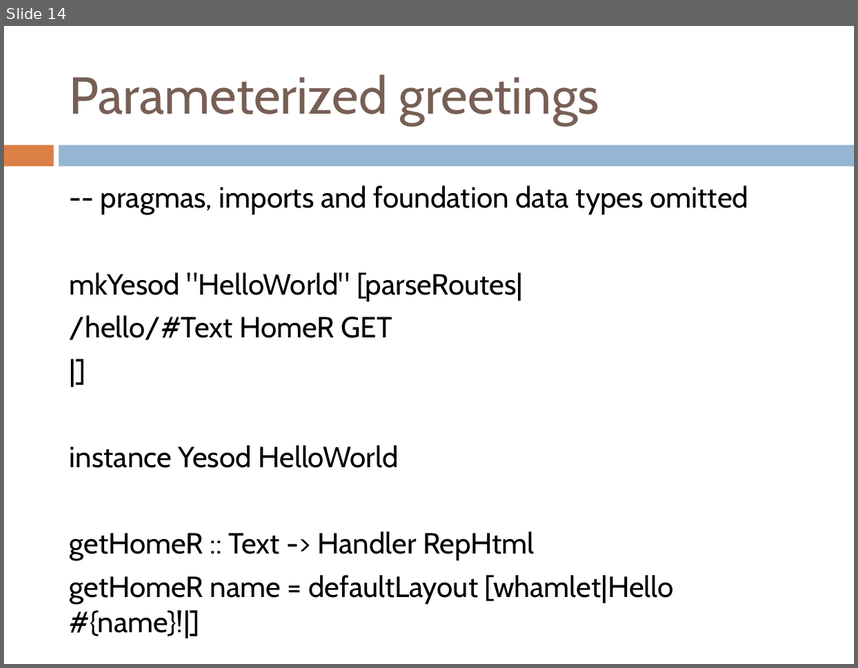
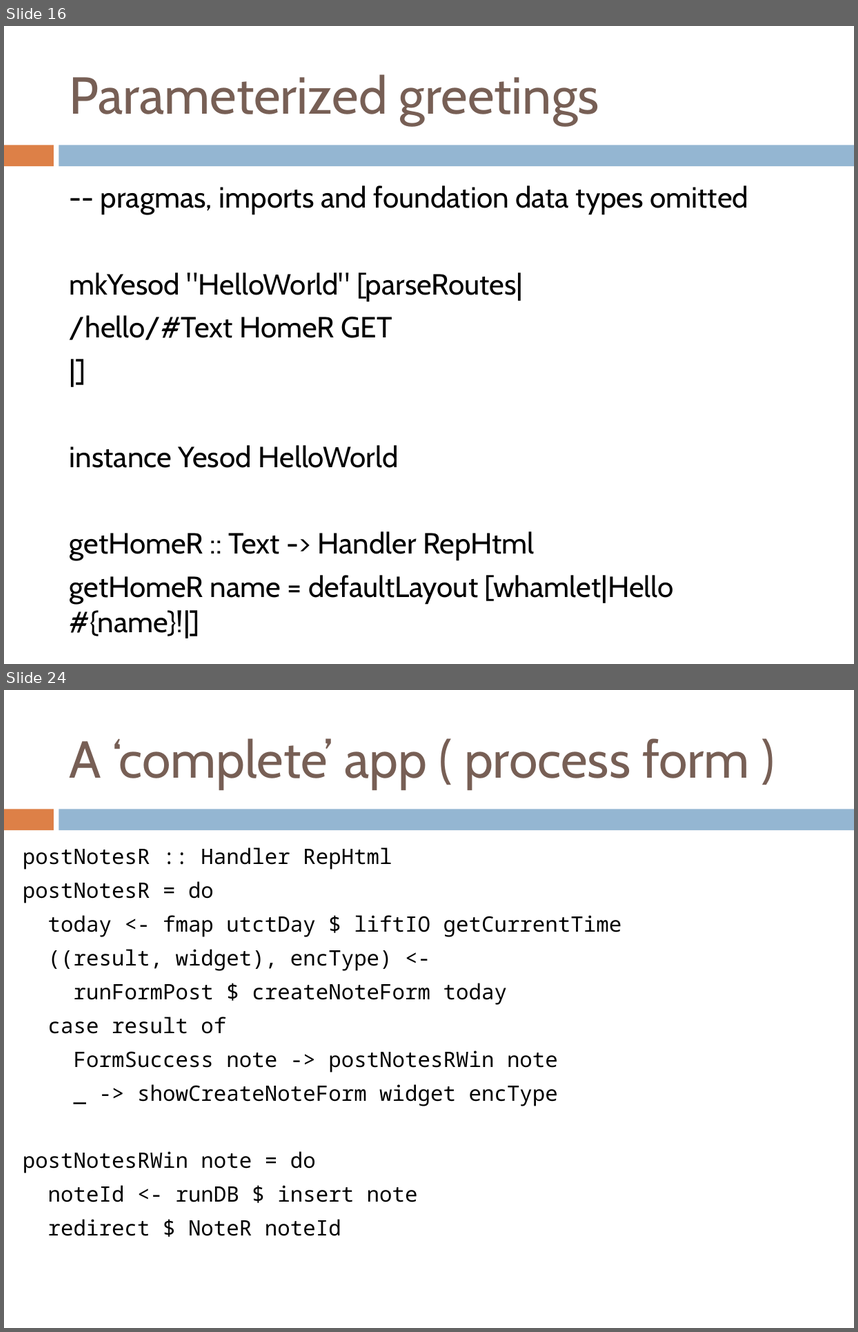
Before and after one commit to benkolera/talk-yesod, a slide deck: TypeSafeWebDevWithYesodAndHaskell.pptx. Shown one above the other, each under a label of ours: slide 14 before the commit, slides 16 and 24 after it; the slides between them are not shown. The pictures are 858x668 and 858x1332 pixels, drawn with LibreOffice and Linux fonts; fonts in the diff are those of the drawing. Boxes give left, top, right and bottom in pixels: in the first picture for what was removed or moved away, otherwise in the second. Text is boxed around its words. In the diff, an @@ line names an element or a change of style, - is before the commit and + after.

```diff
--- a/TypeSafeWebDevWithYesodAndHaskell.pptx
+++ b/TypeSafeWebDevWithYesodAndHaskell.pptx
@@ slide 24 added at [4, 690, 854, 1328], background #FFFFFF; not listed: 2 template elements that a slide beside it also shows @@
@@ title added at [70, 738, 750, 789], 44 pt, text #775F55 @@
+A ‘complete’ app ( process form )
@@ text added at [23, 847, 622, 1236], 18 pt, text #000000 @@
+postNotesR :: Handler RepHtml
+postNotesR = do
+today <- fmap utctDay $ liftIO getCurrentTime
+((result, widget), encType) <-
+runFormPost $ createNoteForm today
+case result of
+FormSuccess note -> postNotesRWin note
+_ -> showCreateNoteForm widget encType
+postNotesRWin note = do
+noteId <- runDB $ insert note
+redirect $ NoteR noteId
@@ what was slide 14 is now slide 16 @@
```
Also in this commit, not shown: 2 slides changed, 11 other slides added, 2 other files.
